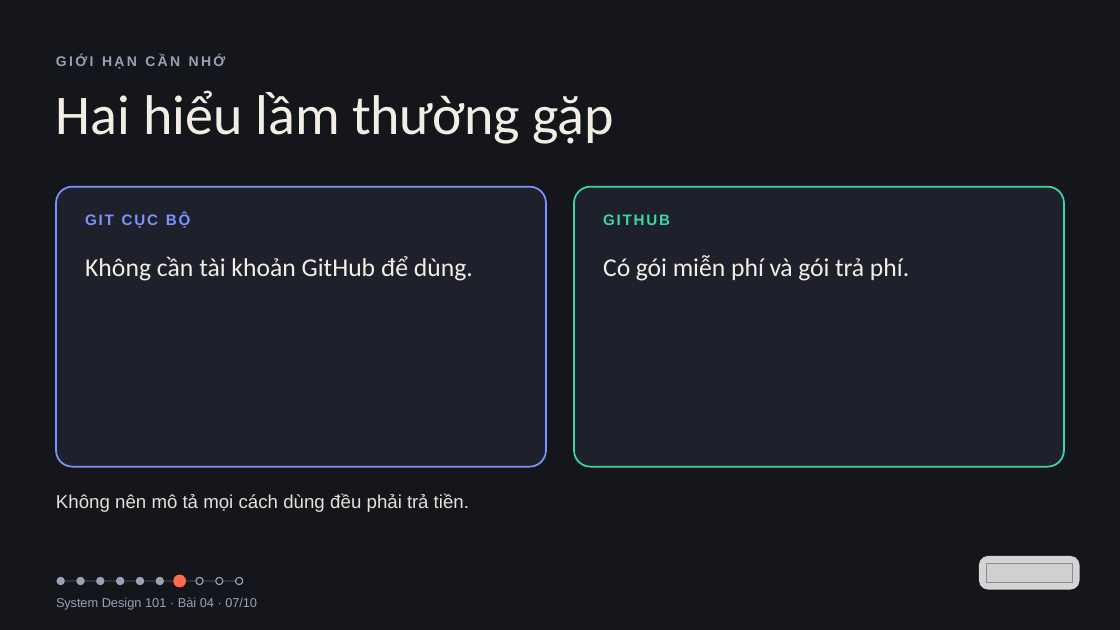
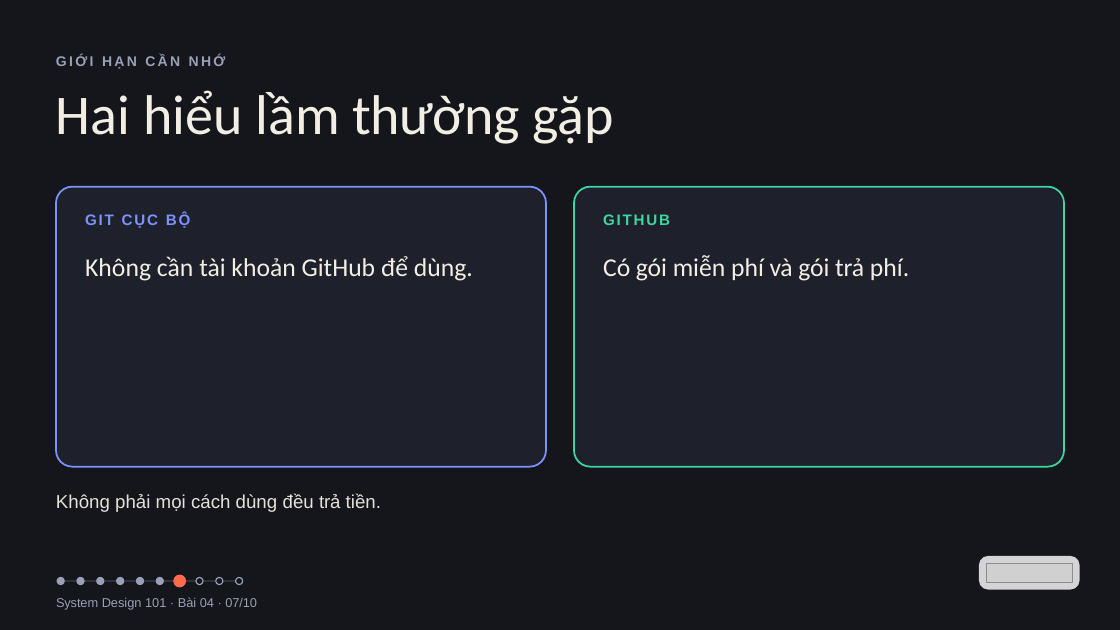
Before and after one commit to vohoailinh90/tool-marketing-studio, a slide deck: slide 7 of system-design-101/vi/lessons/sd-09-004/slides/sd-09-004.pptx. Drawn at 1120x630 pixels with LibreOffice and Linux fonts; fonts in the diff are those of the drawing; grey boxes stand for pictures. Boxes give left, top, right and bottom in pixels: in the first picture for what was removed or moved away, otherwise in the second. Text is boxed around its words. In the diff, an @@ line names an element or a change of style, - is before the commit and + after.

```diff
--- a/system-design-101/vi/lessons/sd-09-004/slides/sd-09-004.pptx
+++ b/system-design-101/vi/lessons/sd-09-004/slides/sd-09-004.pptx
@@ text at [56,494,381,512]: text changed @@
-Không nên mô tả mọi cách dùng đều phải trả tiền.
+Không phải mọi cách dùng đều trả tiền.
```
Also in this commit, not shown: 2 other slides changed, 4 other files.
